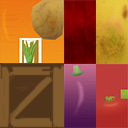
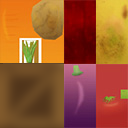
Before/after of a 128x128 layered artwork. What changed in the layer stack:
added layer "Layer 1" above "texture_cube_low" over [left=0, top=64, right=64, bottom=128]
